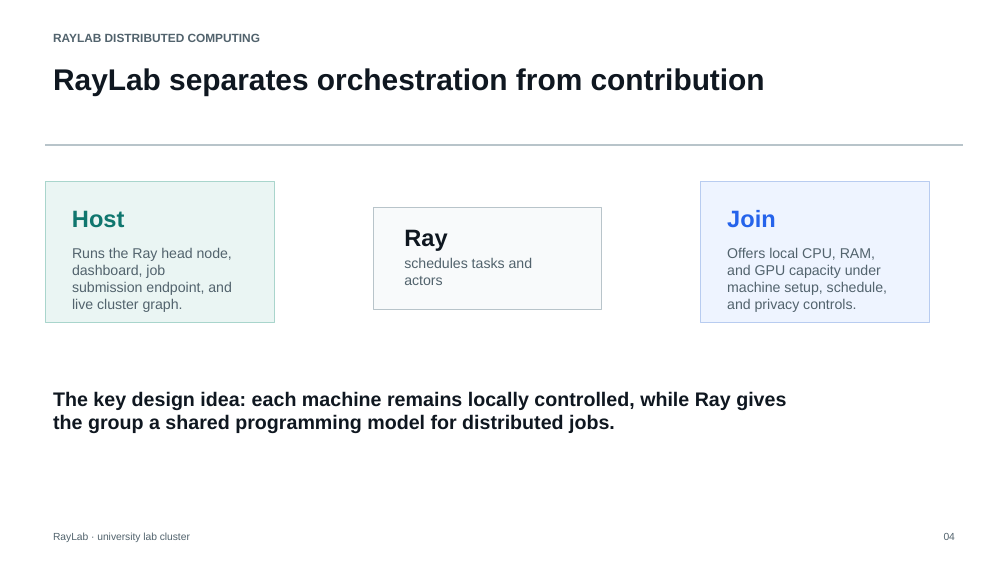
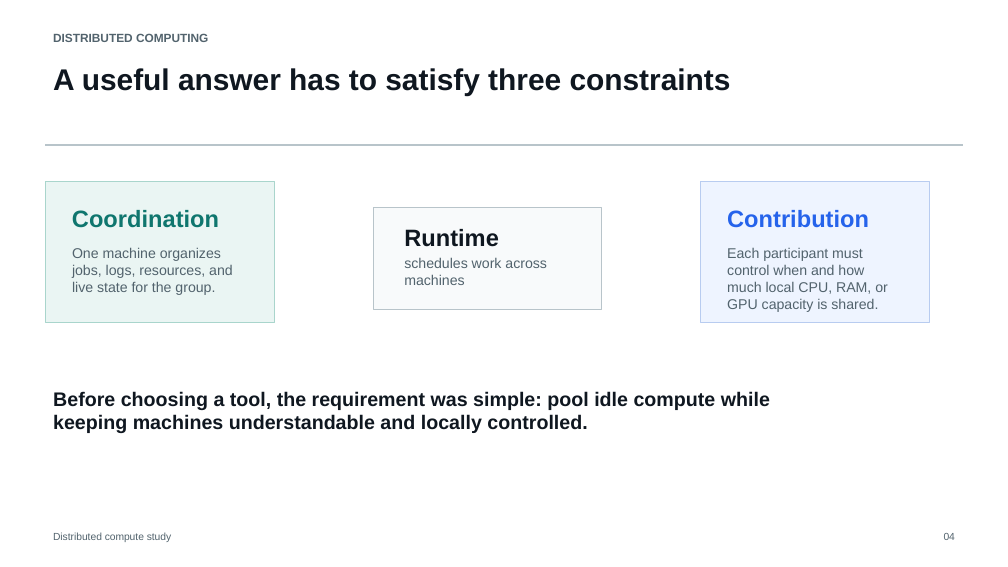
Before and after one commit to pianistprogrammer/RayLab, a slide deck: slide 4 of presentation/RayLab_Distributed_Computing_University_Talk.pptx. Drawn at 1008x567 pixels with LibreOffice and Linux fonts; fonts in the diff are those of the drawing. Boxes give left, top, right and bottom in pixels: in the first picture for what was removed or moved away, otherwise in the second. Text is boxed around its words. In the diff, an @@ line names an element or a change of style, - is before the commit and + after.

```diff
--- a/presentation/RayLab_Distributed_Computing_University_Talk.pptx
+++ b/presentation/RayLab_Distributed_Computing_University_Talk.pptx
@@ text at [53,34,208,42]: text changed @@
-RAYLAB DISTRIBUTED COMPUTING
+DISTRIBUTED COMPUTING
@@ text at [53,68,731,95]: text changed @@
-RayLab separates orchestration from contribution
+A useful answer has to satisfy three constraints
@@ text at [72,210,219,228]: text changed @@
-Host
+Coordination
@@ text at [404,229,499,247]: text changed @@
-Ray
+Runtime
@@ text at [727,210,869,228]: text changed @@
-Join
+Contribution
@@ text at [72,247,233,295]: text changed @@
-Runs the Ray head node, dashboard, job submission endpoint, and live cluster graph.
+One machine organizes jobs, logs, resources, and live state for the group.
@@ text at [404,257,547,285]: text changed @@
-schedules tasks and actors
+schedules work across machines
@@ text at [727,248,888,312]: text changed @@
-Offers local CPU, RAM, and GPU capacity under machine setup, schedule, and privacy controls.
+Each participant must control when and how much local CPU, RAM, or GPU capacity is shared.
@@ text at [53,391,770,433]: text changed @@
-The key design idea: each machine remains locally controlled, while Ray gives the group a shared programming model for distributed jobs.
+Before choosing a tool, the requirement was simple: pool idle compute while keeping machines understandable and locally controlled.
@@ text at [53,532,171,542]: text changed @@
-RayLab · university lab cluster
+Distributed compute study
```
Also in this commit, not shown: 9 other slides changed, 3 slides added, 34 other files.
